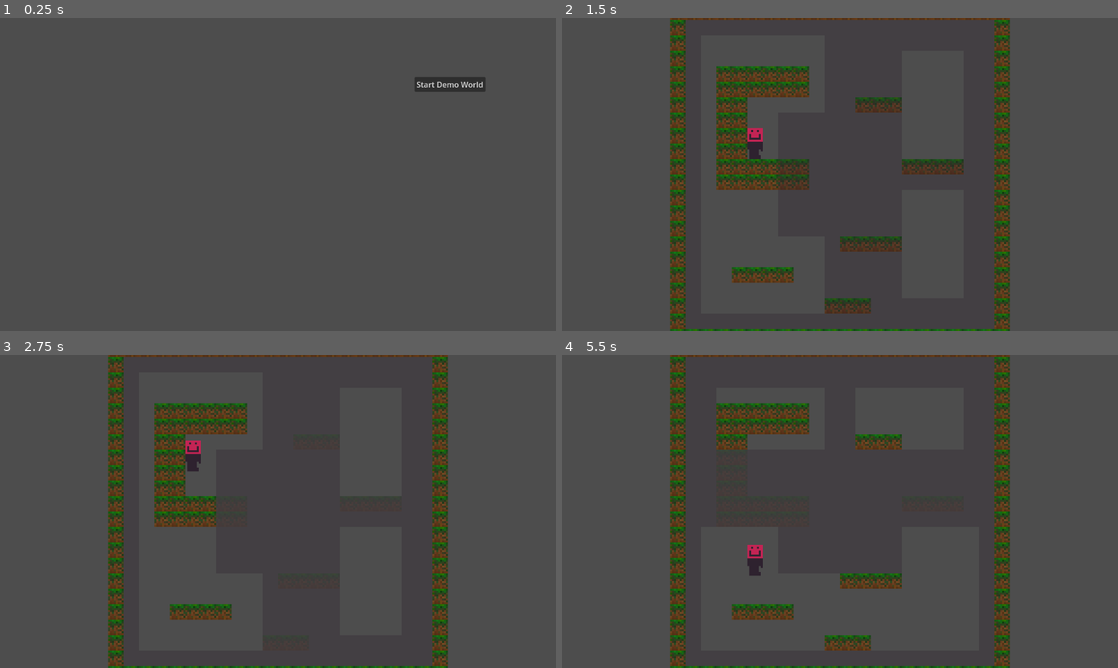
Above: before the commit, frames 1-4 (two rows, left to right).
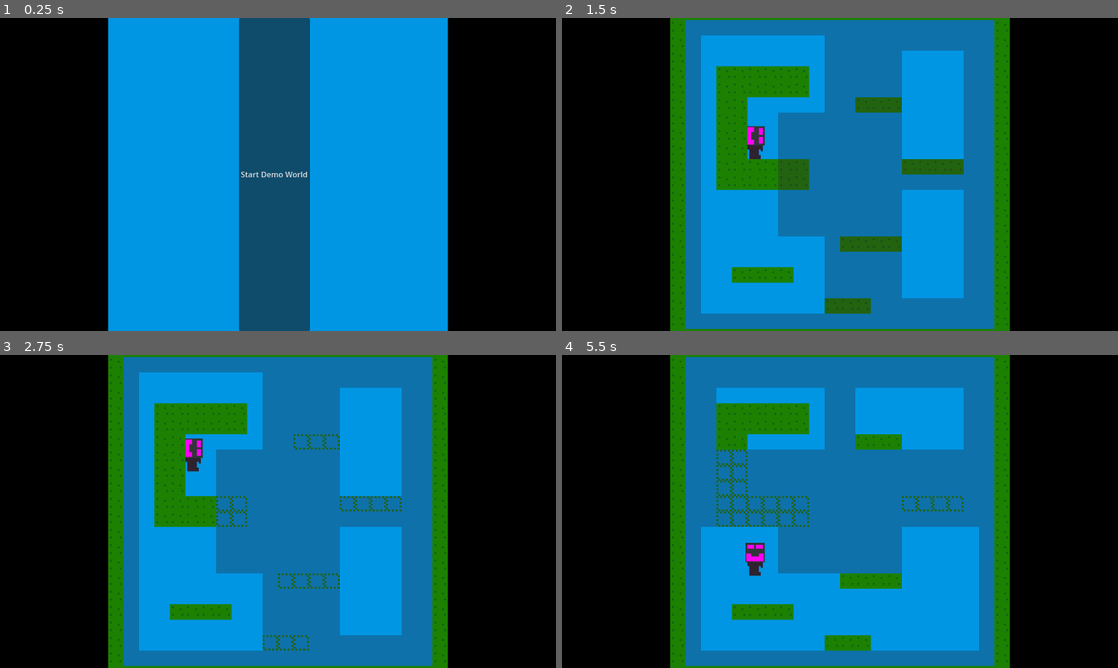
Above: after the commit, the same moments.

Repository: Ecsodikas/rotating-masks-in-the-jungle-game
Game: Godot game, scene res://assets/game_scene.tscn
Two runs of this game, one before a commit and one after it. Both use one fixed random seed, a clock stepped at 60 frames per second and the inputs below.
Inputs:
- Up to frame 1 (0.25 s): no input
- Up to frame 2 (1.5 s): click "Start Demo World" at 0.5 s; tap Enter at 1.25 s; hold E (rotate_mask_right) from 1.28 s (still down)
- Up to frame 3 (2.75 s): keep holding E (rotate_mask_right); tap Space (jump) at 1.52, 2.27 s
- Up to frame 4 (5.5 s): release E (rotate_mask_right) at 2.78 s; hold Q (rotate_mask_left) 2.78-3.53 s; hold E (rotate_mask_right) 3.53-5.03 s; tap Space (jump) at 3.77, 4.52, 5.27 s; hold Q (rotate_mask_left) from 5.03 s (still down)

The runs differ from the first frame. In frame 1, 100% of the frame differs, in the area x 0-100%, y 0-100%; in frame 2, 99%; in frame 3, 99%; in frame 4, 99%.

Commit message:
menu and rotating mask

Diff:
--- a/assets/character/character.tscn
+++ b/assets/character/character.tscn
@@ -1,7 +1,8 @@
-[gd_scene load_steps=4 format=3 uid="uid://c8anfxv00g6g1"]
+[gd_scene load_steps=5 format=3 uid="uid://c8anfxv00g6g1"]
 
 [ext_resource type="Script" uid="uid://drwagi6nwu4r0" path="res://assets/character/player.gd" id="1_0dv1w"]
 [ext_resource type="Texture2D" uid="uid://bo520cg7kmflq" path="res://assets/character/player.png" id="2_dbrvq"]
+[ext_resource type="Texture2D" uid="uid://dma481jw74gqg" path="res://assets/masks/mask1.png" id="3_rfqar"]
 
 [sub_resource type="CapsuleShape2D" id="CapsuleShape2D_rfqar"]
 radius = 4.0
@@ -16,3 +17,8 @@
 
 [node name="CollisionShape2D" type="CollisionShape2D" parent="."]
 shape = SubResource("CapsuleShape2D_rfqar")
+
+[node name="Mask" type="Sprite2D" parent="."]
+position = Vector2(0, -4)
+scale = Vector2(0.5, 0.5)
+texture = ExtResource("3_rfqar")
--- a/assets/character/player.gd
+++ b/assets/character/player.gd
@@ -5,7 +5,22 @@
 const WALK_SPEED = 200
 const JUMP_FORCE = -330.0
 
+var active_mask: Mask
+var mask_sprite: Sprite2D
+
+func switch_mask(mask: Mask) -> void:
+	active_mask = mask
+	active_mask.connect("start_mask_rotation", rotate_mask)
+
+func rotate_mask(left: bool) -> void:
+	var tween = create_tween()
+	if left:
+		tween.tween_property($Mask, "rotation_degrees", active_mask.rotation_degrees - 90, 0.2)
+	else:
+		tween.tween_property($Mask, "rotation_degrees", active_mask.rotation_degrees + 90, 0.2)
+
 func _ready() -> void:
+	mask_sprite = $Mask
 	scale *= 4
 
 func _input(event: InputEvent) -> void:
--- a/assets/game_manager.gd
+++ b/assets/game_manager.gd
@@ -19,6 +19,7 @@
 	current_level.allowed_masks = masks
 	current_level.active_mask = masks[0]
 	current_level.switch_mask(current_level.active_mask)
+	player.switch_mask(current_level.active_mask)
 	player.position = Vector2(400, 300)
 	game_scene.add_child(player)
 	game_scene.add_child(current_level)
--- a/assets/masks/mask.gd
+++ b/assets/masks/mask.gd
@@ -3,6 +3,7 @@
 
 var rotating = false
 signal mask_rotated
+signal start_mask_rotation
 
 func _ready() -> void:
 	position = get_viewport_rect().size / 2
@@ -17,6 +18,8 @@
 
 func rotate_mask(left: bool) -> void:
 	var tween = create_tween()
+	emit_signal("start_mask_rotation", left)
+
 	if left and not rotating:
 		rotating = true
 		tween.tween_property(self, "rotation_degrees", rotation_degrees - 90, 0.2)
--- a/assets/menus/main_menu.tscn
+++ b/assets/menus/main_menu.tscn
@@ -11,12 +11,32 @@
 grow_vertical = 2
 script = ExtResource("1_o8mnx")
 
+[node name="HBoxContainer" type="HBoxContainer" parent="."]
+layout_mode = 1
+anchors_preset = 15
+anchor_right = 1.0
+anchor_bottom = 1.0
+grow_horizontal = 2
+grow_vertical = 2
+theme_override_constants/separation = 574
+alignment = 1
+
+[node name="Left" type="ColorRect" parent="HBoxContainer"]
+custom_minimum_size = Vector2(224, 0)
+layout_mode = 2
+size_flags_horizontal = 2
+color = Color(0, 0, 0, 1)
+
+[node name="Right" type="ColorRect" parent="HBoxContainer"]
+custom_minimum_size = Vector2(224, 0)
+layout_mode = 2
+color = Color(0, 0, 0, 1)
+
 [node name="DemoLevelStart" type="Button" parent="."]
 layout_mode = 0
-offset_left = 859.0
-offset_top = 122.0
-offset_right = 1006.0
-offset_bottom = 153.0
+offset_left = 495.0
+offset_right = 642.0
+offset_bottom = 648.0
 text = "Start Demo World"
 
 [connection signal="button_up" from="DemoLevelStart" to="." method="_on_demo_level_start_button_up"]
--- a/project.godot
+++ b/project.godot
@@ -55,3 +55,4 @@
 textures/canvas_textures/default_texture_filter=0
 renderer/rendering_method="gl_compatibility"
 renderer/rendering_method.mobile="gl_compatibility"
+environment/defaults/default_clear_color=Color(2.3102762e-06, 0.58925325, 0.8937071, 1)
Binary file changed: assets/levels/jungle.png
Binary file added: assets/masks/mask1.png
Not shown, added: assets/masks/mask1.png.import
